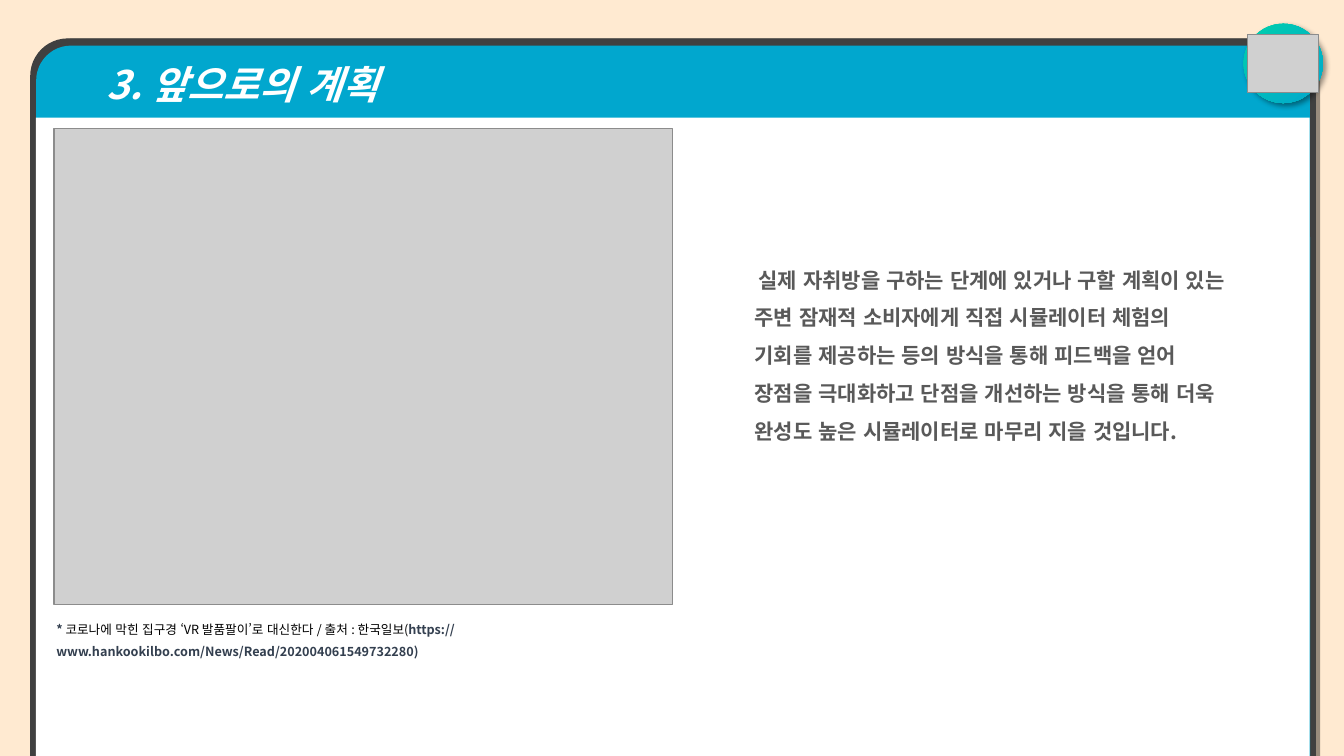
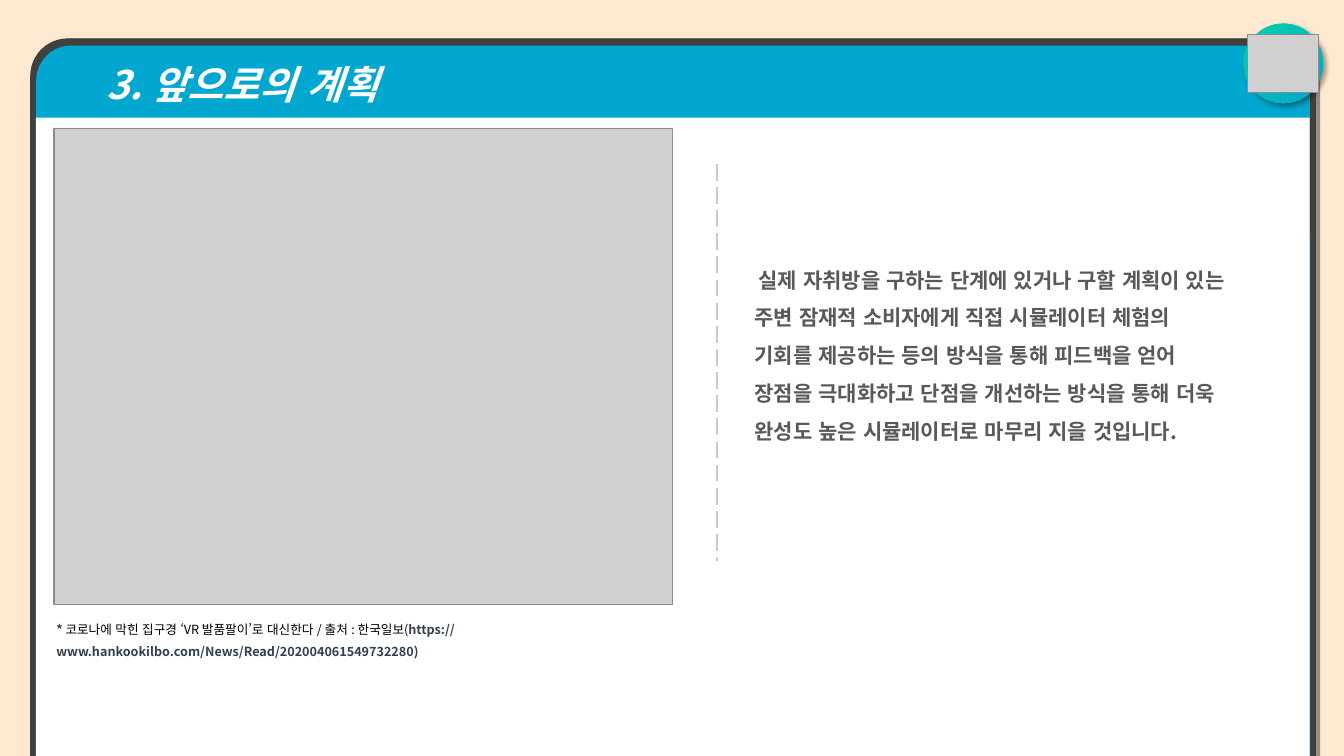
Before and after one commit to jangho1016/2022_1_CapstoneDesign, a slide deck: slide 10 of Final Assignments/파라노이드 팀 발표용 PPT.pptx. Drawn at 1344x756 pixels with LibreOffice and Linux fonts; fonts in the diff are those of the drawing; grey boxes stand for pictures. Boxes give left, top, right and bottom in pixels: in the first picture for what was removed or moved away, otherwise in the second. Text is boxed around its words. In the diff, an @@ line names an element or a change of style, - is before the commit and + after.

```diff
--- a/Final Assignments/파라노이드 팀 발표용 PPT.pptx
+++ b/Final Assignments/파라노이드 팀 발표용 PPT.pptx
@@ line added from (717, 164) to (717, 561), #CACACA 1.5 pt dashed @@
```
Also in this commit, not shown: 7 other slides changed, 1 slide added, 2 slides removed, 1 other file.
